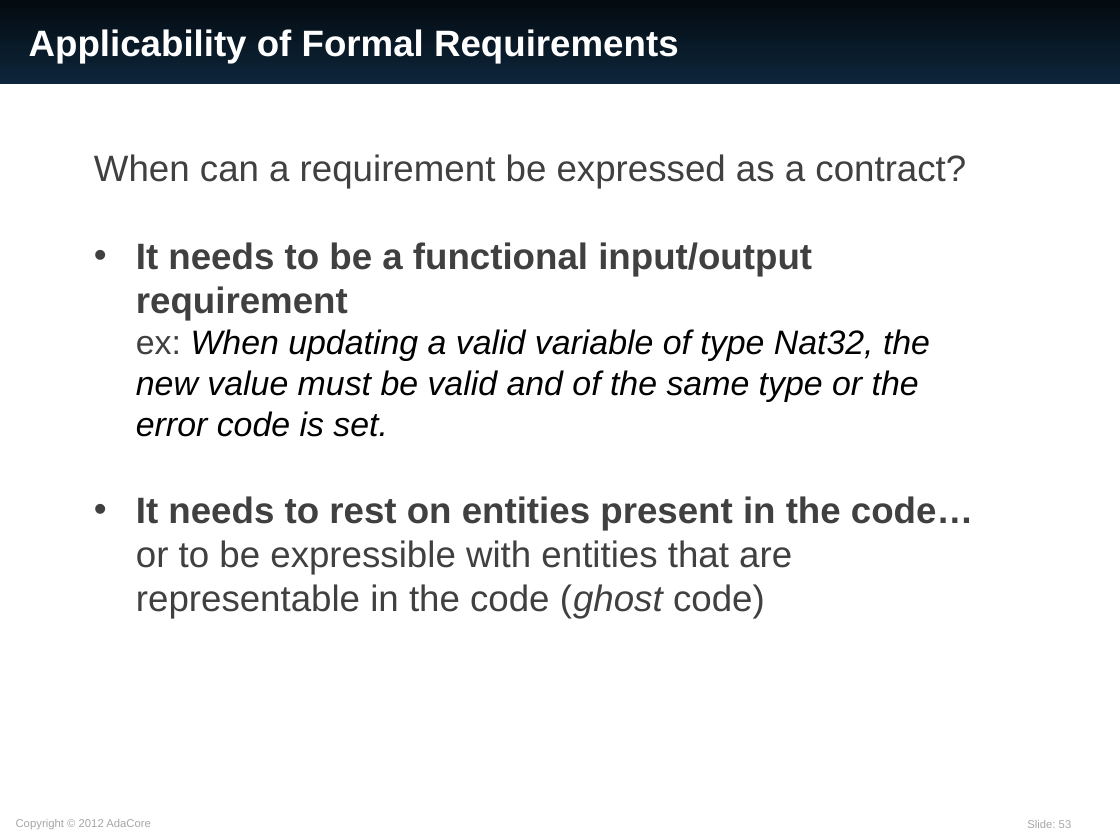
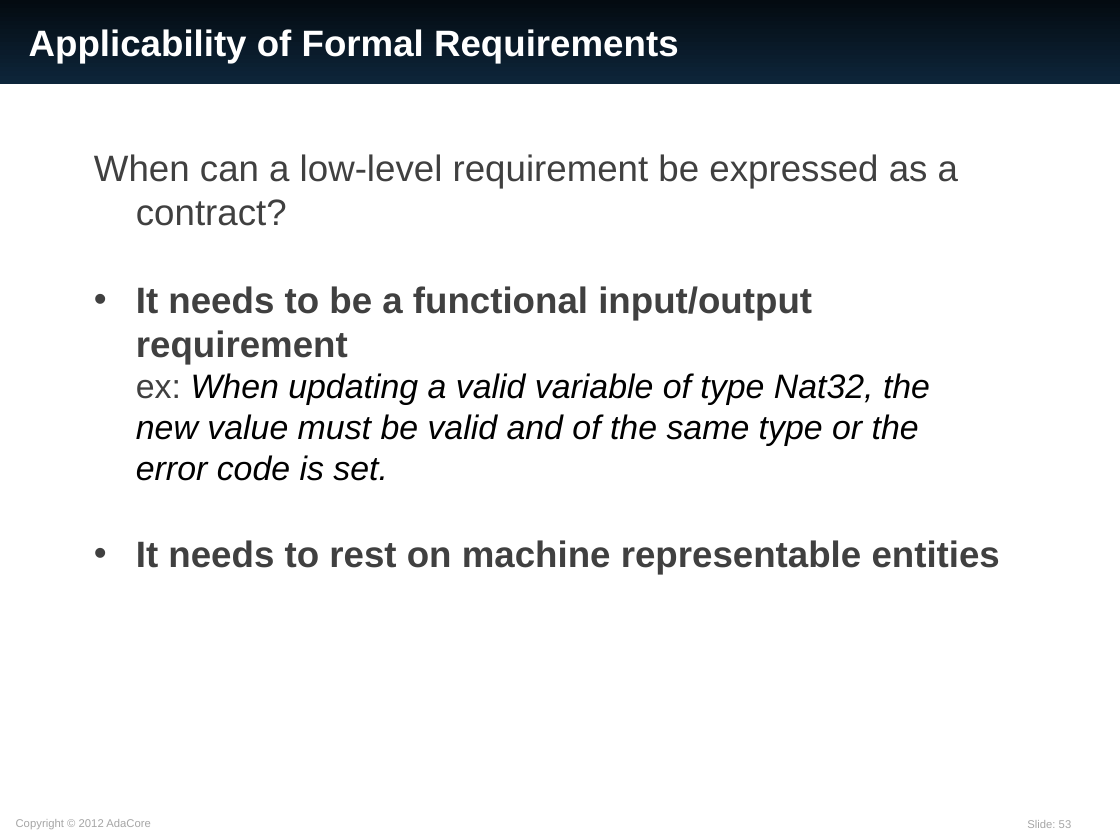
Before and after one commit to AdaCore/spark2014, a slide deck: slide 53 of slides/EASA_20160309/SPARK_2014.ppt. Drawn at 1120x840 pixels with LibreOffice and Linux fonts; fonts in the diff are those of the drawing. Boxes give left, top, right and bottom in pixels: in the first picture for what was removed or moved away, otherwise in the second. Text is boxed around its words. In the diff, an @@ line names an element or a change of style, - is before the commit and + after.

```diff
--- a/slides/EASA_20160309/SPARK_2014.ppt
+++ b/slides/EASA_20160309/SPARK_2014.ppt
@@ text at bbox=[94, 154, 958, 226]: text changed @@
-When can a requirement be expressed as a contract?
+When can a low-level requirement be expressed as a contract?
@@ text at bbox=[136, 540, 1000, 574]: text changed; bold on @@
-• It needs to rest on entities present in the code…
-or to be expressible with entities that are
-representable in the code (ghost code)
+• It needs to rest on machine representable entities
```
Also in this commit, not shown: 15 other slides changed, 3 slides added.
